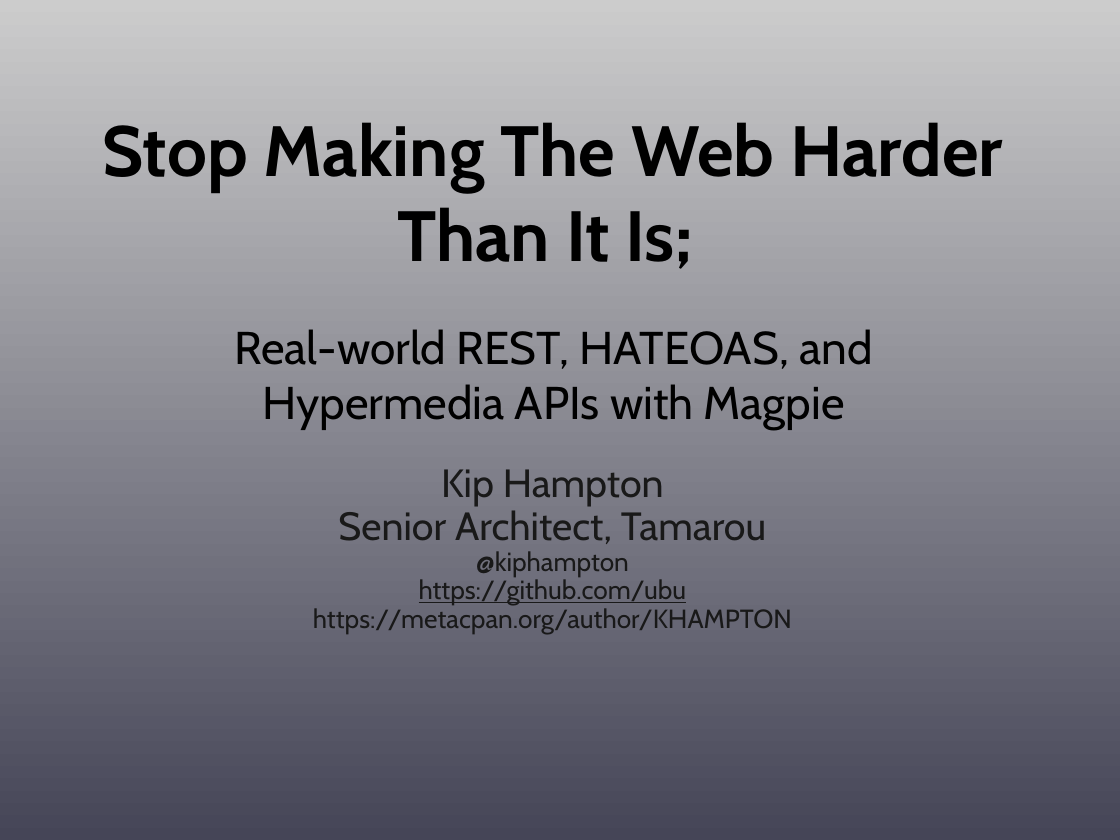
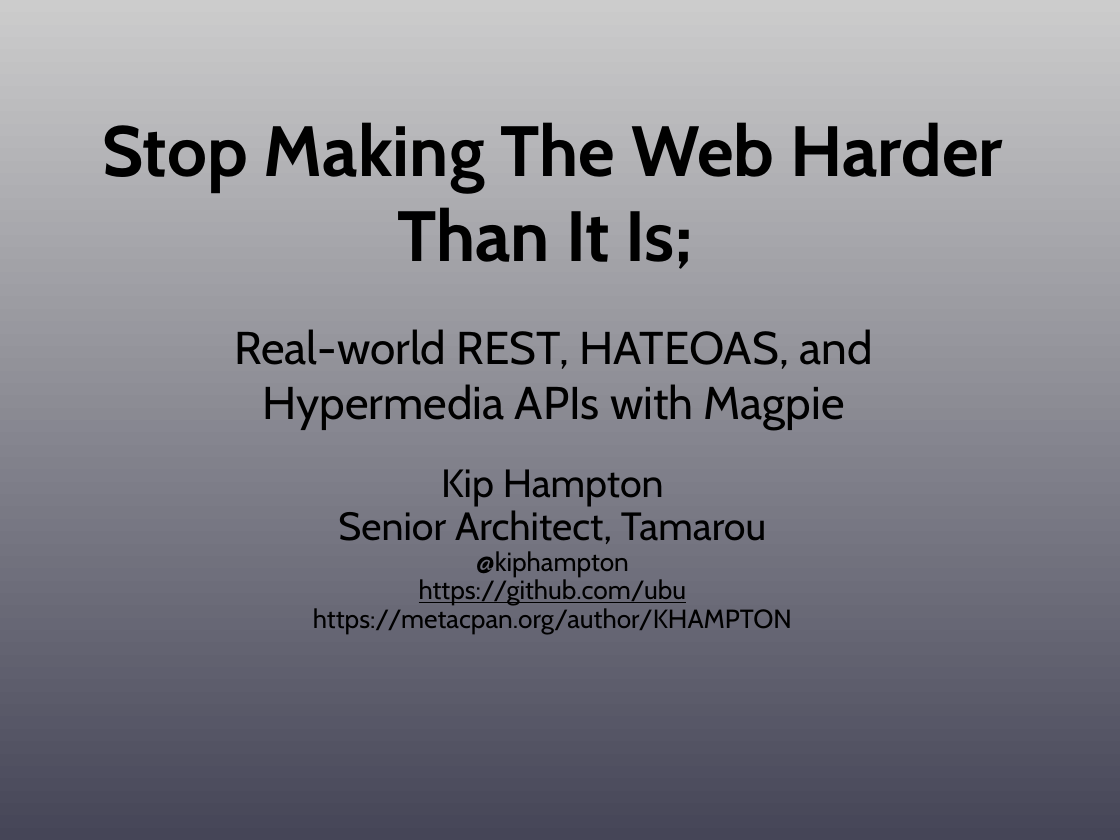
Before and after one commit to ubu/yapcna_2012, a slide deck: slide 1 of magpie.ppt. Drawn at 1120x840 pixels with LibreOffice and Linux fonts; fonts in the diff are those of the drawing. Boxes give left, top, right and bottom in pixels: in the first picture for what was removed or moved away, otherwise in the second. Text is boxed around its words. In the diff, an @@ line names an element or a change of style, - is before the commit and + after.

```diff
--- a/magpie.ppt
+++ b/magpie.ppt
@@ text "Kip Hampton" at [313,469,792,634]: text colour #191919 to #000000 @@
```
Also in this commit, not shown: 1 other slide changed, 25 slides added, 5 other files.
